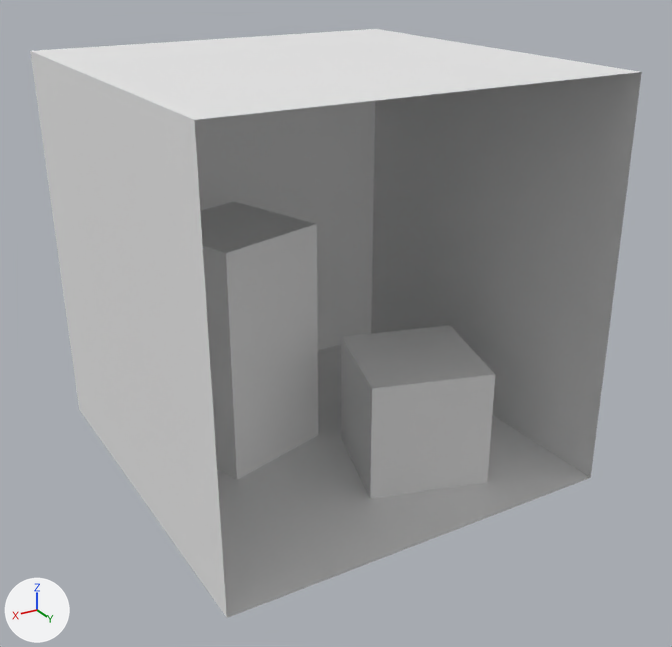
The OBJ model code/App/assets/cornell_box.obj, before and after one commit.
Before and after are seen from a camera (50 mm lens) standing at (871.0, 766.0, 707.0) and looking at (269.0, -239.0, 204.0). Lighting does not change. The marker at lower left points along +X, +Y and +Z. Where no turn or scale is listed for an object, it has been applied to the vertices.

The first picture shows 'cornell_box'.
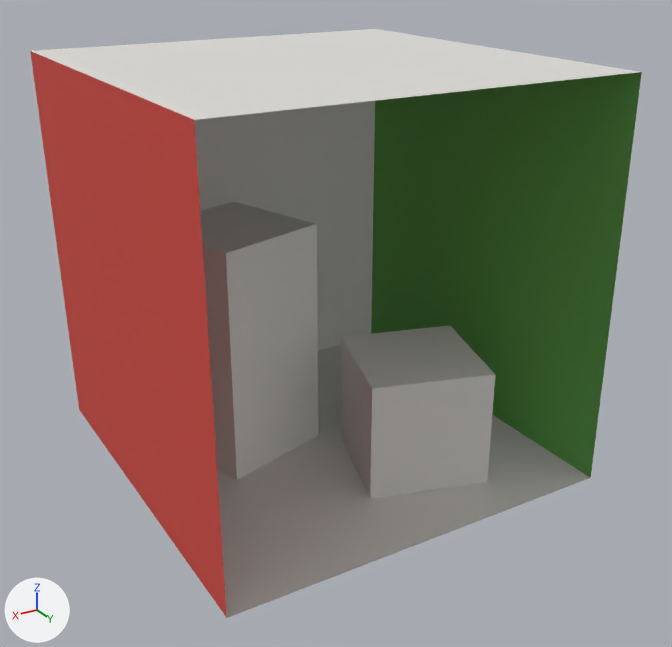
Boxes [x1, y1, x2, y2] around the edits, measured in the pictures (672 x 647 px):
'cornell_box', recoloured: [30, 29, 642, 618] in both

Diff of the bpy script that builds the scene:
```diff
--- a/code/App/assets/cornell_box.obj.py
+++ b/code/App/assets/cornell_box.obj.py
@@ mat_green @@
 mat_green = principled_material('green')
-mat_green.base_color = (0.8, 0.8, 0.8)  # white #e7e7e7
+mat_green.base_color = (0.14, 0.45, 0.091)  # green #69b355
 mat_green.roughness = 1.0
@@ mat_red @@
 mat_red = principled_material('red')
-mat_red.base_color = (0.8, 0.8, 0.8)  # white #e7e7e7
+mat_red.base_color = (0.63, 0.065, 0.05)  # red #d0483f
 mat_red.roughness = 1.0
```
